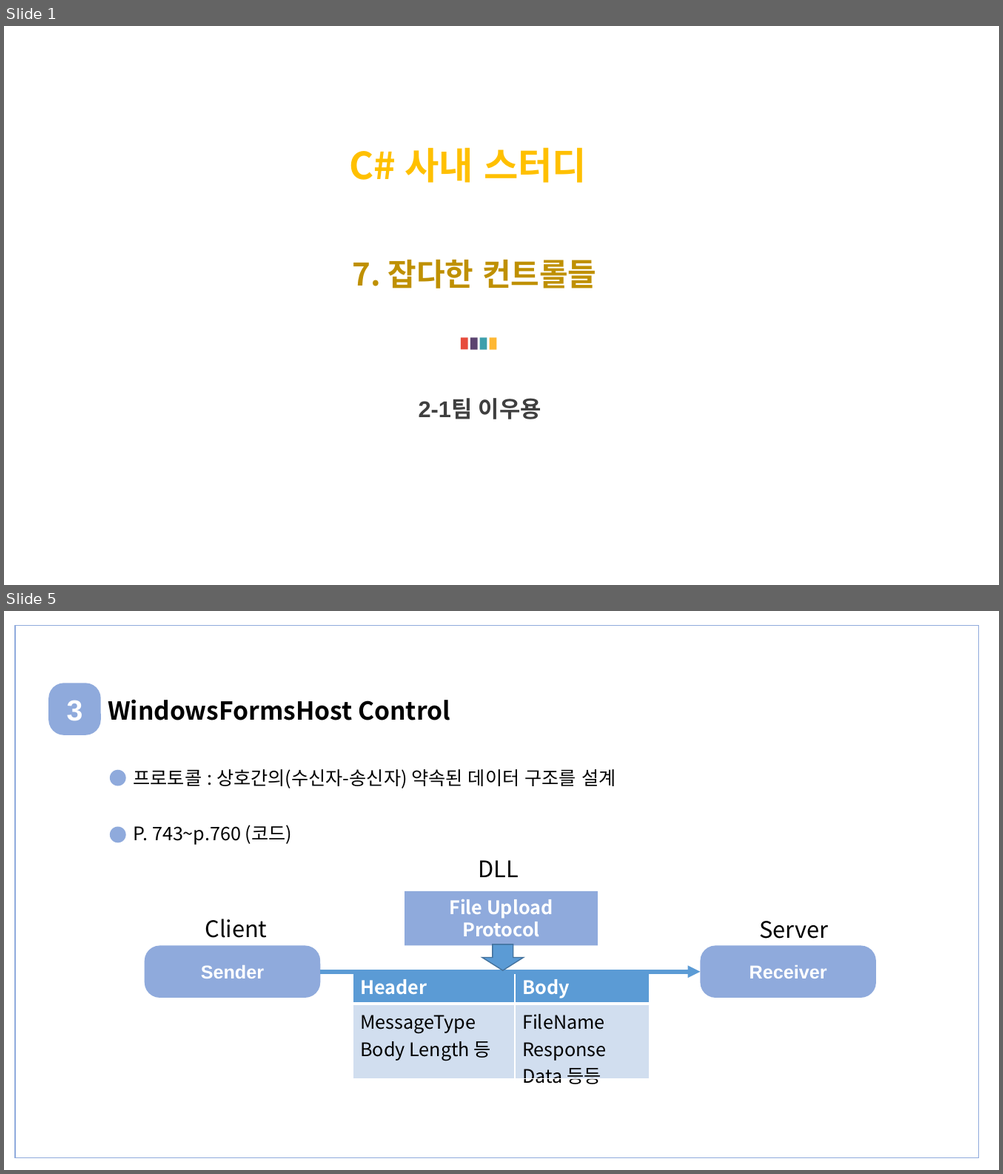
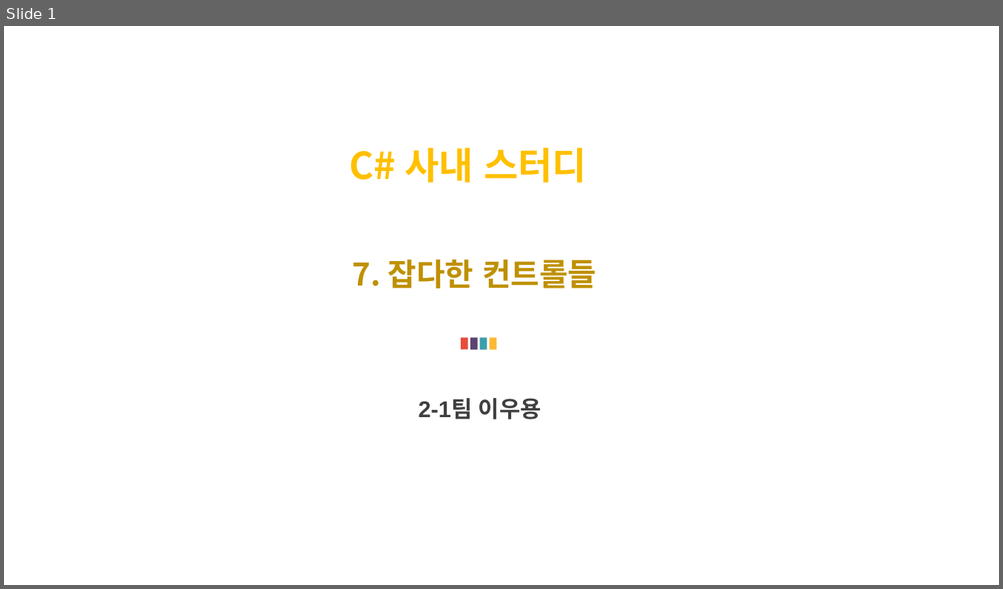
Before and after one commit to WooyongLee/TestApp-CsharpWpf, a slide deck: MiscControl/Miscellaneous Control 발표준비_이우용.pptx. Shown one above the other, each under a label of ours: slides 1 and 5 before the commit, slide 1 after it; the slides between them are not shown. The pictures are 1003x1174 and 1003x589 pixels, drawn with LibreOffice and Linux fonts; fonts in the diff are those of the drawing. Boxes give left, top, right and bottom in pixels: in the first picture for what was removed or moved away, otherwise in the second. Text is boxed around its words. In the diff, an @@ line names an element or a change of style, - is before the commit and + after.

```diff
--- a/MiscControl/Miscellaneous Control 발표준비_이우용.pptx
+++ b/MiscControl/Miscellaneous Control 발표준비_이우용.pptx
@@ slide 5 removed at (4, 611, 999, 1170), background #FFFFFF @@
@@ rectangle removed at (15, 625, 979, 1159) @@
@@ rounded rectangle removed at (48, 684, 101, 735) @@
-3
@@ text removed at (108, 699, 450, 721) @@
-WindowsFormsHost Control
@@ ellipse removed at (110, 770, 126, 786) @@
@@ text removed at (134, 769, 615, 789) @@
-프로토콜 : 상호간의(수신자-송신자) 약속된 데이터 구조를 설계
@@ ellipse removed at (110, 826, 126, 843) @@
@@ text removed at (134, 825, 293, 845) @@
-P. 743~p.760 (코드)
@@ text removed at (478, 860, 519, 877) @@
-DLL
@@ rectangle removed at (404, 891, 598, 946) @@
-File Upload Protocol
@@ text removed at (205, 919, 267, 938) @@
-Client
@@ text removed at (759, 921, 828, 939) @@
-Server
@@ rounded rectangle removed at (145, 946, 320, 998) @@
-Sender
@@ down arrow removed at (482, 945, 523, 971) @@
@@ rounded rectangle removed at (700, 946, 876, 998) @@
-Receiver
@@ arrow removed from (320, 972) to (700, 972) @@
@@ table removed at (353, 970, 649, 1091), 2 rows, 2 columns @@
-Header | Body
-MessageType / Body Length 등 | FileName / Response / Data 등등
```
Also in this commit, not shown: 3 slides changed, 6 slides added, 3 other slides removed.
